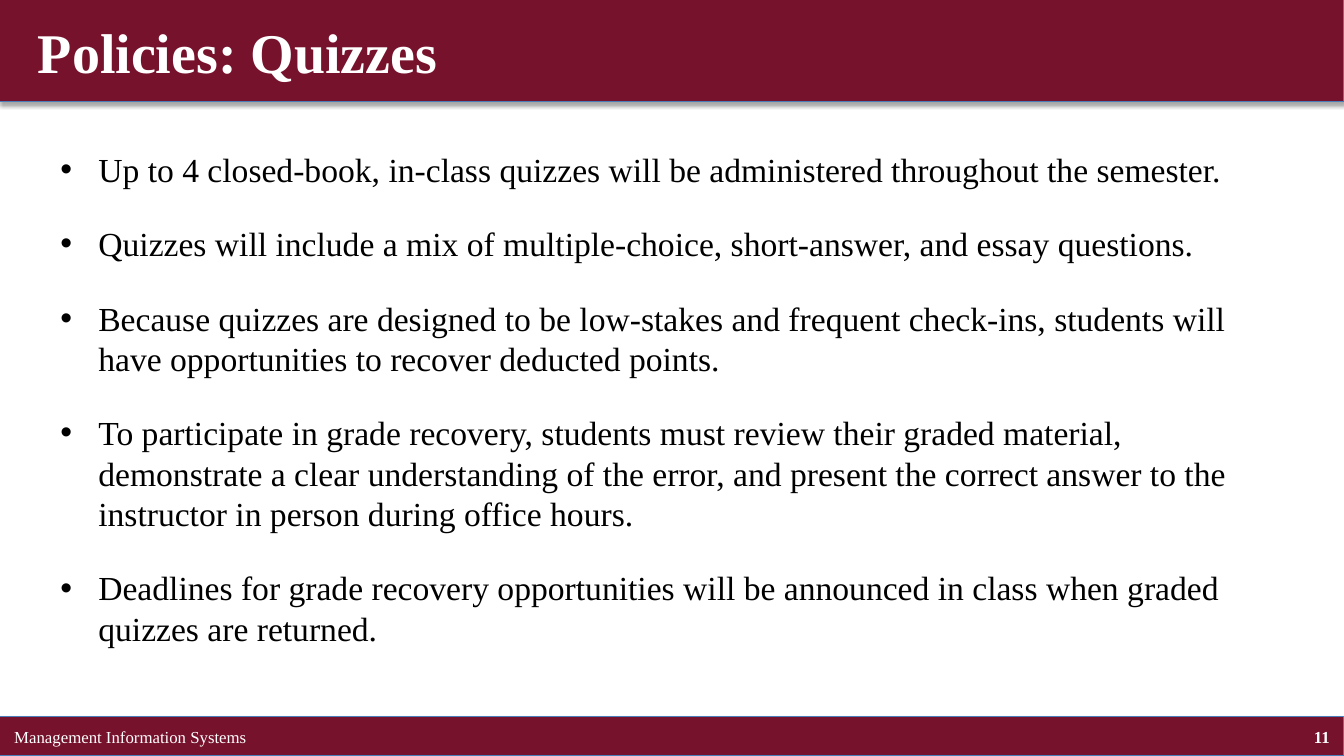
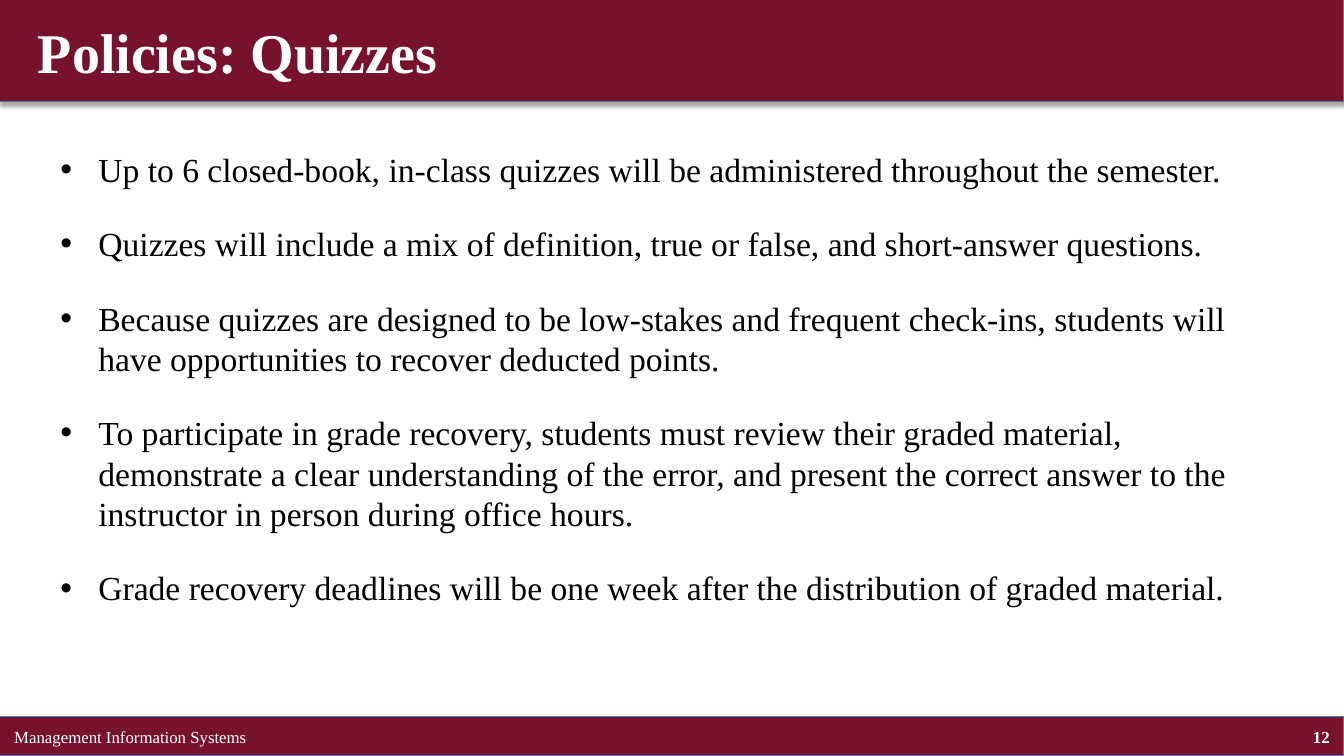
Before and after one commit to brianhwpark/brianhwpark.github.io, a slide deck: slide 12 of files/teaching-resources/concordiacollege-busn-315/busn-315-lecture-note/busn315-ch00.pptx (slide 11 before the commit). Drawn at 1344x756 pixels with LibreOffice and Linux fonts; fonts in the diff are those of the drawing. Boxes give left, top, right and bottom in pixels: in the first picture for what was removed or moved away, otherwise in the second. Text is boxed around its words. In the diff, an @@ line names an element or a change of style, - is before the commit and + after.

```diff
--- a/files/teaching-resources/concordiacollege-busn-315/busn-315-lecture-note/busn315-ch00.pptx
+++ b/files/teaching-resources/concordiacollege-busn-315/busn-315-lecture-note/busn315-ch00.pptx
@@ text at [98,158,1221,263]: text changed @@
-• Up to 4 closed-book, in-class quizzes will be administered throughout the semester.
-• Quizzes will include a mix of multiple-choice, short-answer, and essay questions.
+• Up to 6 closed-book, in-class quizzes will be administered throughout the semester.
+• Quizzes will include a mix of definition, true or false, and short-answer questions.
@@ text at [98,576,1224,607]: text changed @@
-• Deadlines for grade recovery opportunities will be announced in class when graded quizzes are returned.
+• Grade recovery deadlines will be one week after the distribution of graded material.
@@ page number at [1313,732,1330,743]: text changed @@
-11
+12
```
Also in this commit, not shown: 8 other slides changed, 7 slides added, 10 other files.
